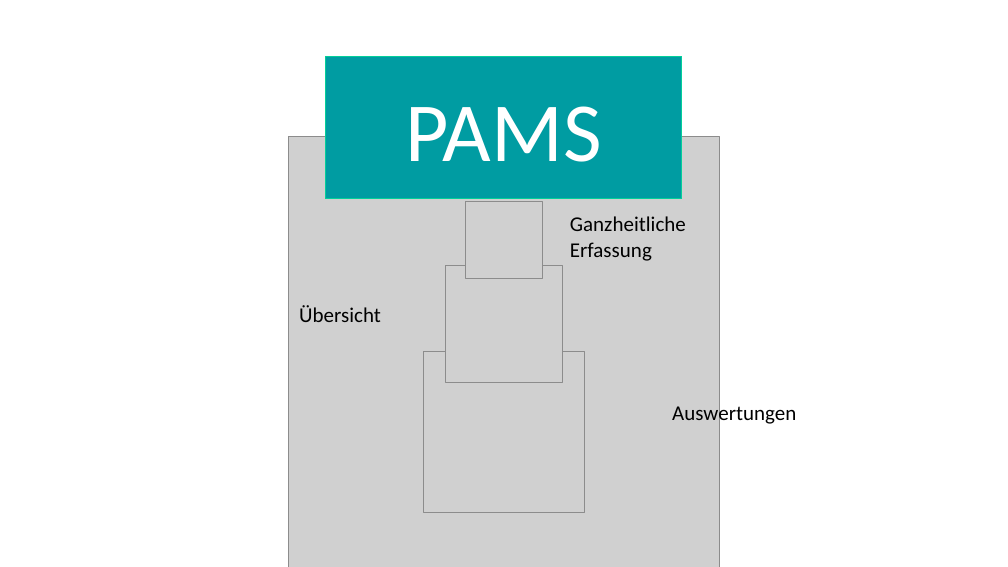
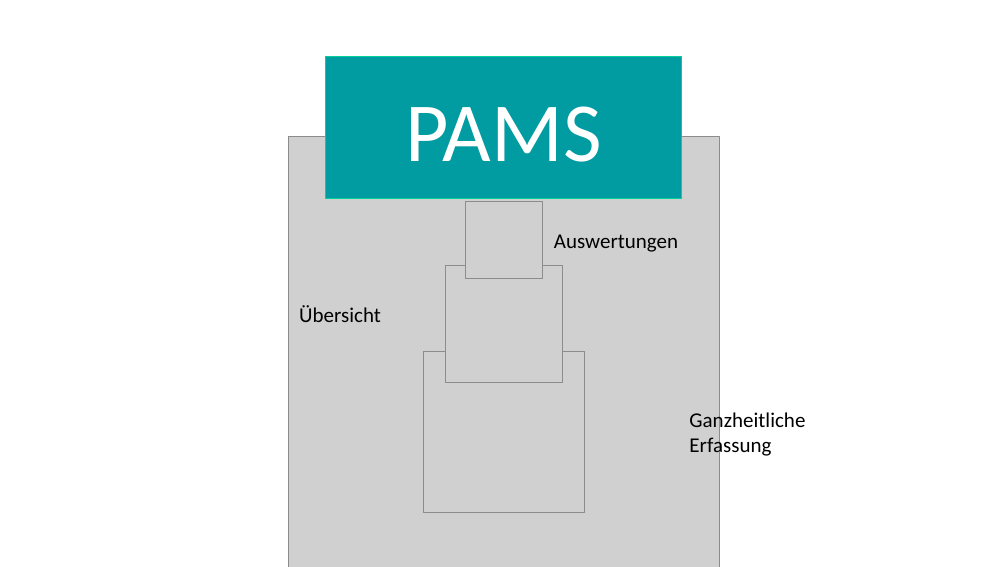
Before and after one commit to Masterarth/PM, a slide deck: slide 5 of documents/projectmanagement/Praesentationen/Abschlusspräsentation_Karsten.pptx. Drawn at 1008x567 pixels with LibreOffice and Linux fonts; fonts in the diff are those of the drawing; grey boxes stand for pictures. Boxes give left, top, right and bottom in pixels: in the first picture for what was removed or moved away, otherwise in the second. Text is boxed around its words. In the diff, an @@ line names an element or a change of style, - is before the commit and + after.

```diff
--- a/documents/projectmanagement/Praesentationen/Abschlusspräsentation_Karsten.pptx
+++ b/documents/projectmanagement/Praesentationen/Abschlusspräsentation_Karsten.pptx
@@ text "Auswertungen" rewrapped from box(672, 402, 796, 426) to box(554, 234, 678, 252) @@
@@ text "Ganzheitliche Erfassung" rewrapped from box(570, 216, 686, 261) to box(689, 409, 805, 459) @@
```
Also in this commit, not shown: 3 other slides changed.
